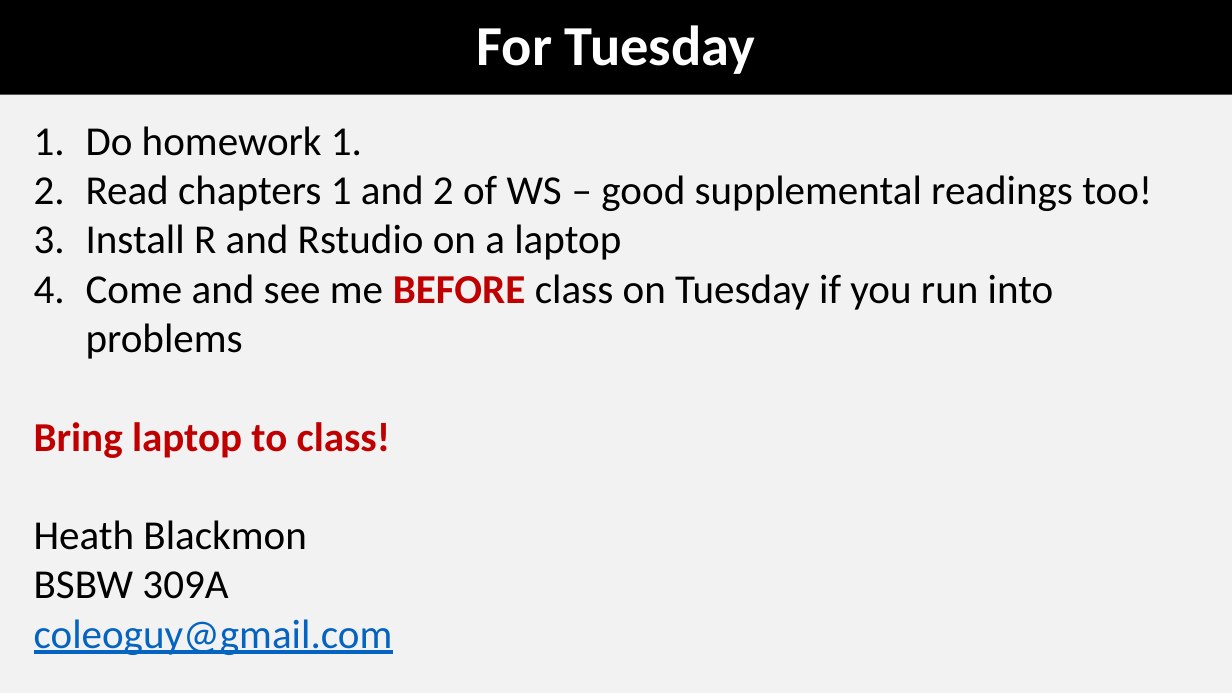
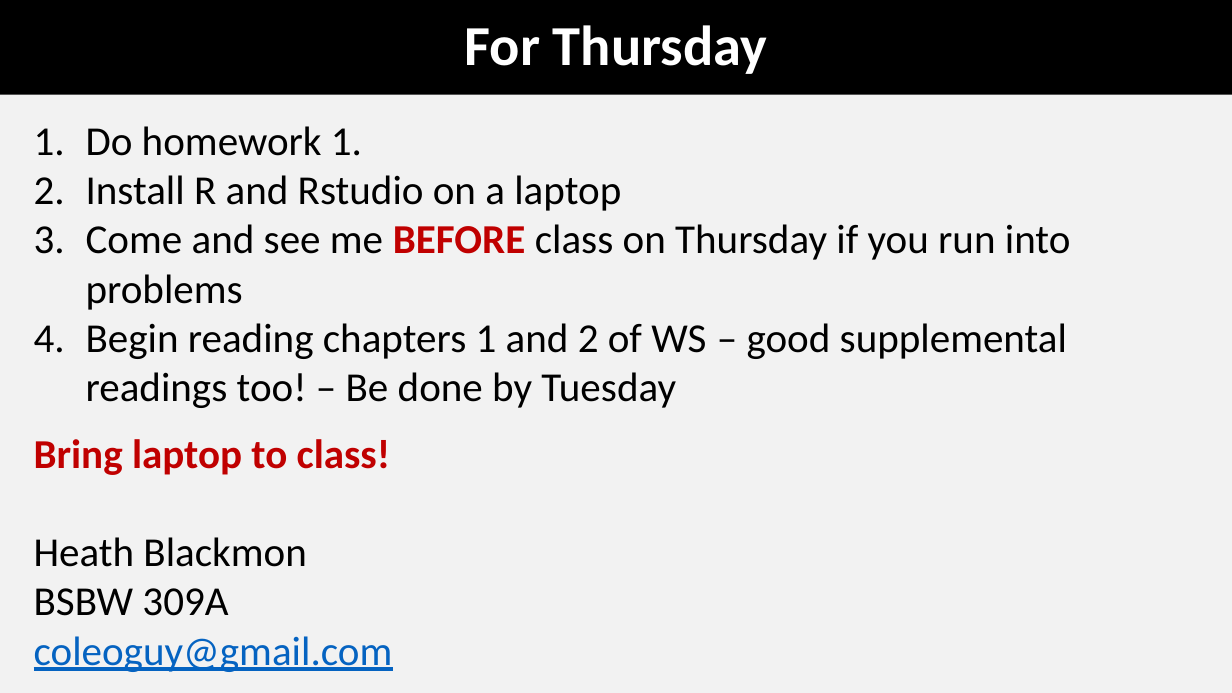
Before and after one commit to coleoguy/coleoguy.github.io, a slide deck: slide 18 of teaching/expdes/lec1.pptx. Drawn at 1232x693 pixels with LibreOffice and Linux fonts; fonts in the diff are those of the drawing. Boxes give left, top, right and bottom in pixels: in the first picture for what was removed or moved away, otherwise in the second. Text is boxed around its words. In the diff, an @@ line names an element or a change of style, - is before the commit and + after.

```diff
--- a/teaching/expdes/lec1.pptx
+++ b/teaching/expdes/lec1.pptx
@@ title at <box>464,25,767,74</box>: text changed @@
-For Tuesday
+For Thursday
@@ text at <box>86,175,1152,211</box>: paragraph removed @@
-2. Read chapters 1 and 2 of WS – good supplemental readings too!
@@ text at <box>86,224,1071,408</box>: text changed @@
-4. Come and see me BEFORE class on Tuesday if you run into problems
+3. Come and see me BEFORE class on Thursday if you run into problems
+4. Begin reading chapters 1 and 2 of WS – good supplemental readings too! – Be done by Tuesday
```
Also in this commit, not shown: 5 other slides changed, 7 other files.
